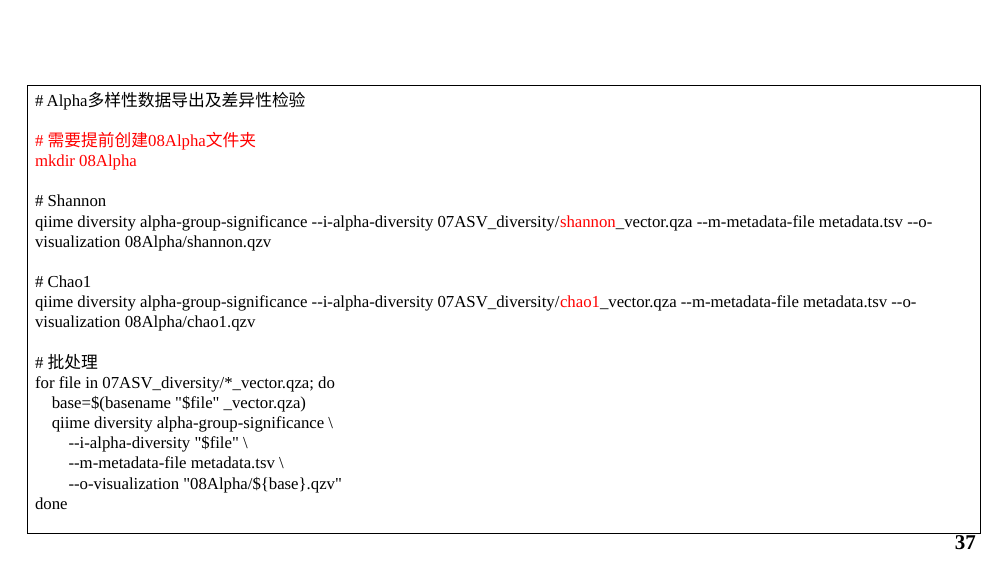
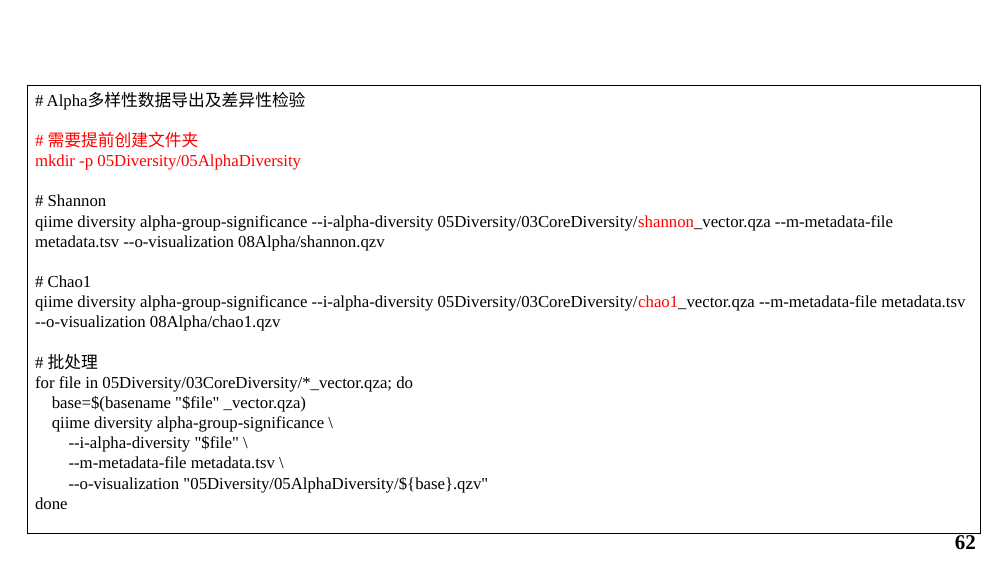
Before and after one commit to shueho/BioDataTools, a slide deck: slide 62 of Toy/16S.pptx (slide 37 before the commit). Drawn at 1008x567 pixels with LibreOffice and Linux fonts; fonts in the diff are those of the drawing; background and template pictures are left out. Boxes give left, top, right and bottom in pixels: in the first picture for what was removed or moved away, otherwise in the second. Text is boxed around its words. In the diff, an @@ line names an element or a change of style, - is before the commit and + after.

```diff
--- a/Toy/16S.pptx
+++ b/Toy/16S.pptx
@@ text in rectangle at (35,132,301,170): text changed @@
-# 需要提前创建08Alpha文件夹
-mkdir 08Alpha
+# 需要提前创建文件夹
+mkdir -p 05Diversity/05AlphaDiversity
@@ text in rectangle at (35,215,893,251): text changed @@
-qiime diversity alpha-group-significance --i-alpha-diversity 07ASV_diversity/shannon_vector.qza --m-metadata-file metadata.tsv --o-visualization 08Alpha/shannon.qzv
+qiime diversity alpha-group-significance --i-alpha-diversity 05Diversity/03CoreDiversity/shannon_vector.qza --m-metadata-file metadata.tsv --o-visualization 08Alpha/shannon.qzv
@@ text in rectangle at (35,295,965,331): text changed @@
-qiime diversity alpha-group-significance --i-alpha-diversity 07ASV_diversity/chao1_vector.qza --m-metadata-file metadata.tsv --o-visualization 08Alpha/chao1.qzv
+qiime diversity alpha-group-significance --i-alpha-diversity 05Diversity/03CoreDiversity/chao1_vector.qza --m-metadata-file metadata.tsv --o-visualization 08Alpha/chao1.qzv
@@ text in rectangle at (35,376,413,392): text changed @@
-for file in 07ASV_diversity/*_vector.qza; do
+for file in 05Diversity/03CoreDiversity/*_vector.qza; do
@@ text in rectangle at (69,477,488,493): text changed @@
---o-visualization "08Alpha/${base}.qzv"
+--o-visualization "05Diversity/05AlphaDiversity/${base}.qzv"
@@ page number at (955,533,976,550): text changed @@
-37
+62
```
Also in this commit, not shown: 50 other slides changed, 20 slides added, 13 slides removed.
